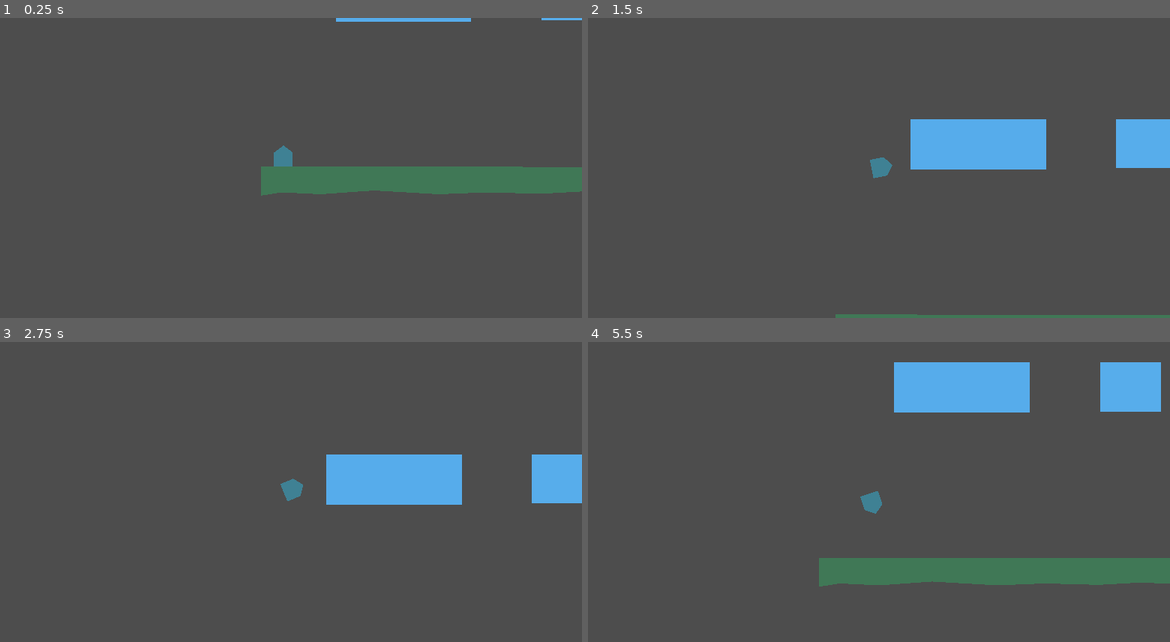
Above: before the commit, frames 1-4 (two rows, left to right).
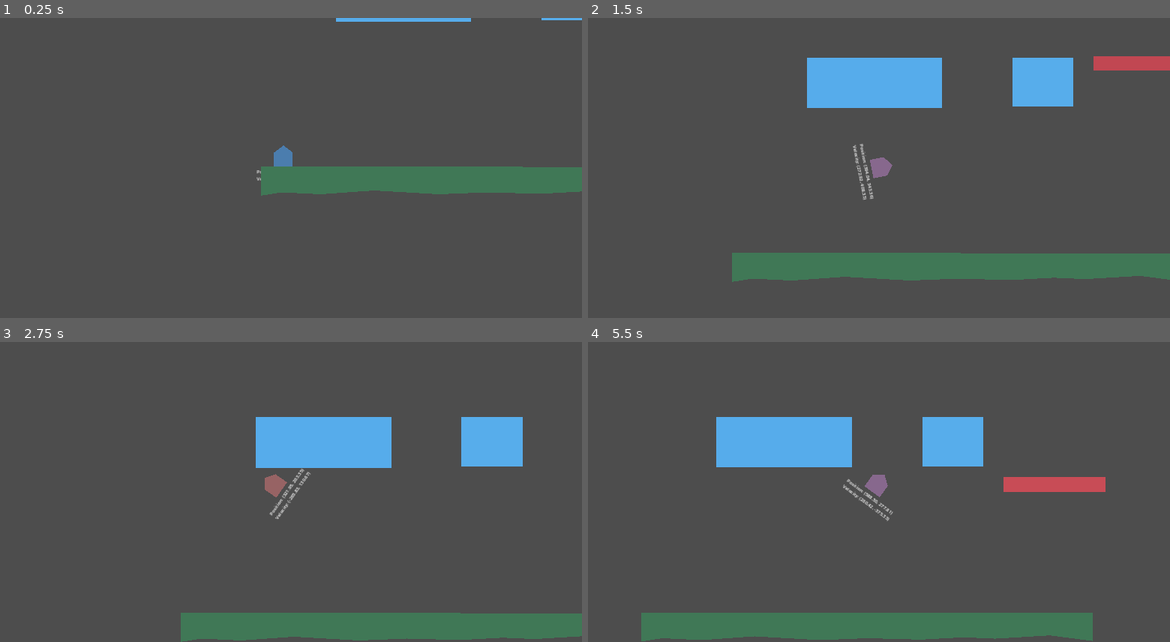
Above: after the commit, the same moments.

Repository: TommyPKeane/learning-gamedev-godot4
Game: Godot game, scene res://scenes/walk_and_jump/walk_and_jump.tscn
The game is run twice, just before and just after one commit, with the same random seed, the same clock (stepped at 60 frames per second) and the same inputs.
Inputs:
- Up to frame 1 (0.25 s): no input
- Up to frame 2 (1.5 s): hold Space (jump) 0.53-1.28 s; hold Right (move_right) from 0.53 s (still down); tap Space (jump) at 1.35 s
- Up to frame 3 (2.75 s): tap Space (jump) at 1.52, 1.82 s; release Right (move_right) at 2.03 s; hold Left (move_left) from 2.03 s (still down); hold Space (jump) from 2.03 s (still down)
- Up to frame 4 (5.5 s): release Left (move_left) at 2.78 s; release Space (jump) at 2.78 s; hold Right (move_right) 2.78-4.28 s; tap Space (jump) at 2.85, 3.02, 3.32, 4.35, 4.52, 4.82 s; hold Space (jump) 3.53-4.28 s; hold Left (move_left) 4.28-5.03 s; hold Right (move_right) from 5.03 s (still down); hold Space (jump) from 5.03 s (still down)

The runs differ from the first frame. In frame 1, 0.2% of the frame differs, in the area x 44-51%, y 42-55%; in frame 2, 19%; in frame 3, 16%; in frame 4, 24%, in the area x 9-100%, y 6-100%.

Commit message:
[ENH] Scene: Walk & Jump - Player Movement
- Reset functionality added when falling off-screen
- Jump action when landed in rotated pose will now reset the character
pose
- Walking is now contributing to the lateral movement in Jumping
- Scene moved above X-Axis, for simple check of "off-screen" for when
`position.y < 0`

Diff:
--- a/example-movement-player/scenes/walk_and_jump/Player.gd
+++ b/example-movement-player/scenes/walk_and_jump/Player.gd
@@ -1,7 +1,8 @@
 extends CharacterBody2D
 
 var is_falling: bool = false
-var on_wall
+var is_on_wall: bool = false
+var is_reseting: bool = false
 
 const FALL_TILT_SPEED: float = 25.0
 const WALK_SPEED: float = 250.0
@@ -13,7 +14,7 @@
 var GRAVITY
 
 func _ready() -> void:
-	#$PlayerAnimation.autoplay = "PlayerColorAnimation"
+	$PlayerAnimation.play("PlayerColorAnimation")
 	#GRAVITY = DEFAULT_GRAVITY
 	GRAVITY = 980
 	is_falling = not is_on_floor()
@@ -21,56 +22,81 @@
 
 
 func _physics_process(delta) -> void:
+	$PlayerCamera/PlayerPositionLabel.text = (
+		"""Position: (%0.2f, %0.2f)
+Velocity: (%0.2f, %0.2f)""" % [
+			position.x,
+			position.y,
+			velocity.x,
+			velocity.y,
+		]
+	)
+
 	is_falling = not is_on_floor()
 	velocity.y += delta * GRAVITY
 
 	if is_on_floor():
-		if Input.is_action_pressed("move_left"):
-			velocity.x = -WALK_SPEED
-		elif Input.is_action_pressed("move_right"):
-			velocity.x =  WALK_SPEED
+		$PlayerCamera/PlayerPositionLabel.position.y = -85
+
+		if rotation == 0:
+			is_reseting = false
 		else:
-			velocity.x = 0
+			pass
+
+		if is_reseting:
+			pass
+		else:
+			if Input.is_action_pressed("move_down"):
+				$PlayerCollisionShape.scale.x = 1.0
+				$PlayerCollisionShape.scale.y = 0.65
+			elif Input.is_action_pressed("move_up"):
+				$PlayerCollisionShape.scale.x = 0.65
+				$PlayerCollisionShape.scale.y = 1.25
+			else:
+				$PlayerCollisionShape.scale.x = 1.0
+				$PlayerCollisionShape.scale.y = 1.0
+
+			if Input.is_action_pressed("move_left"):
+				velocity.x = -WALK_SPEED
+			elif Input.is_action_pressed("move_right"):
+				velocity.x = WALK_SPEED
+			else:
+				velocity.x = 0
 
 		if Input.is_action_pressed("jump"):
-			velocity.y += JUMPFORCE
-
-			if Input.is_action_pressed("move_up"):
-				velocity.y *= 1.5  # Super Jump
-			elif Input.is_action_pressed("move_down"):
-				velocity.y *= 0.5  # Crouch Jump
+			if rotation == 0:
+				velocity.y += JUMPFORCE
+				if Input.is_action_pressed("move_up"):
+					velocity.y *= 1.5  # Super Jump
+				elif Input.is_action_pressed("move_down"):
+					velocity.y *= 0.5  # Crouch Jump
+				else:
+					pass
 			else:
-				pass
+				is_reseting = true
+				velocity.x = 0.0
+				velocity.y = 0.0
+				rotation = 0.0
 		else:
 			pass
 	else:
-		if Input.is_action_pressed("move_left"):
-			velocity.x = -FALL_TILT_SPEED
-		elif Input.is_action_pressed("move_right"):
-			velocity.x =  FALL_TILT_SPEED
+		$PlayerCamera/PlayerPositionLabel.position.y = 0.0
+
+		if is_reseting:
+			pass
 		else:
-			velocity.x = 0
+			if Input.is_action_pressed("move_left"):
+				velocity.x -= FALL_TILT_SPEED * delta
+				rotate(-PI/128)
+			elif Input.is_action_pressed("move_right"):
+				velocity.x += FALL_TILT_SPEED * delta
+				rotate(PI/128)
+			else:
+				velocity.x = 0
 
 	# "move_and_slide" already takes delta time into account.
 	move_and_slide()
 	return
 
 func _process(_delta) -> void:
-	if is_falling:
-		if Input.is_action_pressed("move_left"):
-			rotate(-PI/128)
-		elif Input.is_action_pressed("move_right"):
-			rotate(PI/128)
-		else:
-			rotation = 0.0
-	else:
-		if Input.is_action_pressed("move_down"):
-			scale.x = 1.0
-			scale.y = 0.65
-		elif Input.is_action_pressed("move_up"):
-			scale.x = 0.65
-			scale.y = 1.25
-		else:
-			scale.x = 1.0
-			scale.y = 1.0
 	return
--- a/example-movement-player/scenes/walk_and_jump/walk_and_jump.gd
+++ b/example-movement-player/scenes/walk_and_jump/walk_and_jump.gd
@@ -17,6 +17,14 @@
 	$Player/PlayerCamera.make_current()
 	return
 
+func check_if_outofbounds_and_reset() -> void:
+	if $Player.global_position.y > 0:
+		get_tree().reload_current_scene()
+	else:
+		pass
+	return
+
 # Called every frame. 'delta' is the elapsed time since the previous frame.
-func _process(delta) -> void:
+func _process(_delta) -> void:
+	check_if_outofbounds_and_reset()
 	return
--- a/example-movement-player/scenes/walk_and_jump/walk_and_jump.tscn
+++ b/example-movement-player/scenes/walk_and_jump/walk_and_jump.tscn
@@ -41,6 +41,9 @@
 "PlayerColorAnimation": SubResource("Animation_wu6nv"),
 "RESET": SubResource("Animation_2yult")
 }
+
+[sub_resource type="SystemFont" id="SystemFont_4b0re"]
+subpixel_positioning = 3
 
 [sub_resource type="RectangleShape2D" id="RectangleShape2D_kjj2l"]
 size = Vector2(962.101, 62)
@@ -117,12 +120,11 @@
 size = Vector2(216.25, 31)
 
 [node name="WalkAndJump" type="Node2D"]
+position = Vector2(110, -812)
 script = ExtResource("1_ji6j3")
-metadata/_edit_vertical_guides_ = [261.0, 700.0, 830.0, 550.0, 890.0, 150.0]
-metadata/_edit_horizontal_guides_ = [111.0, 500.0]
 
 [node name="Player" type="CharacterBody2D" parent="."]
-position = Vector2(149, 488)
+position = Vector2(149, 286)
 slide_on_ceiling = false
 floor_max_angle = 1.13446
 floor_snap_length = 2.0
@@ -147,7 +149,24 @@
 
 [node name="PlayerCamera" type="Camera2D" parent="Player"]
 position = Vector2(-4, 2)
+limit_left = -2000
+limit_top = -2000
+limit_right = 2000
+limit_bottom = 2000
 editor_draw_drag_margin = true
+
+[node name="PlayerPositionLabel" type="RichTextLabel" parent="Player/PlayerCamera"]
+offset_left = -54.0
+offset_top = -82.0
+offset_right = 61.0
+offset_bottom = -54.0
+theme_override_fonts/normal_font = SubResource("SystemFont_4b0re")
+theme_override_font_sizes/normal_font_size = 10
+text = "Position: (0,0)
+Velocity: (0, 0)"
+fit_content = true
+scroll_active = false
+autowrap_mode = 0
 
 [node name="StaticPlatforms" type="CanvasGroup" parent="."]
 script = ExtResource("3_fauhl")
Not shown: 1 places in example-movement-player/scenes/walk_and_jump/walk_and_jump.tscn that only renumber resources
